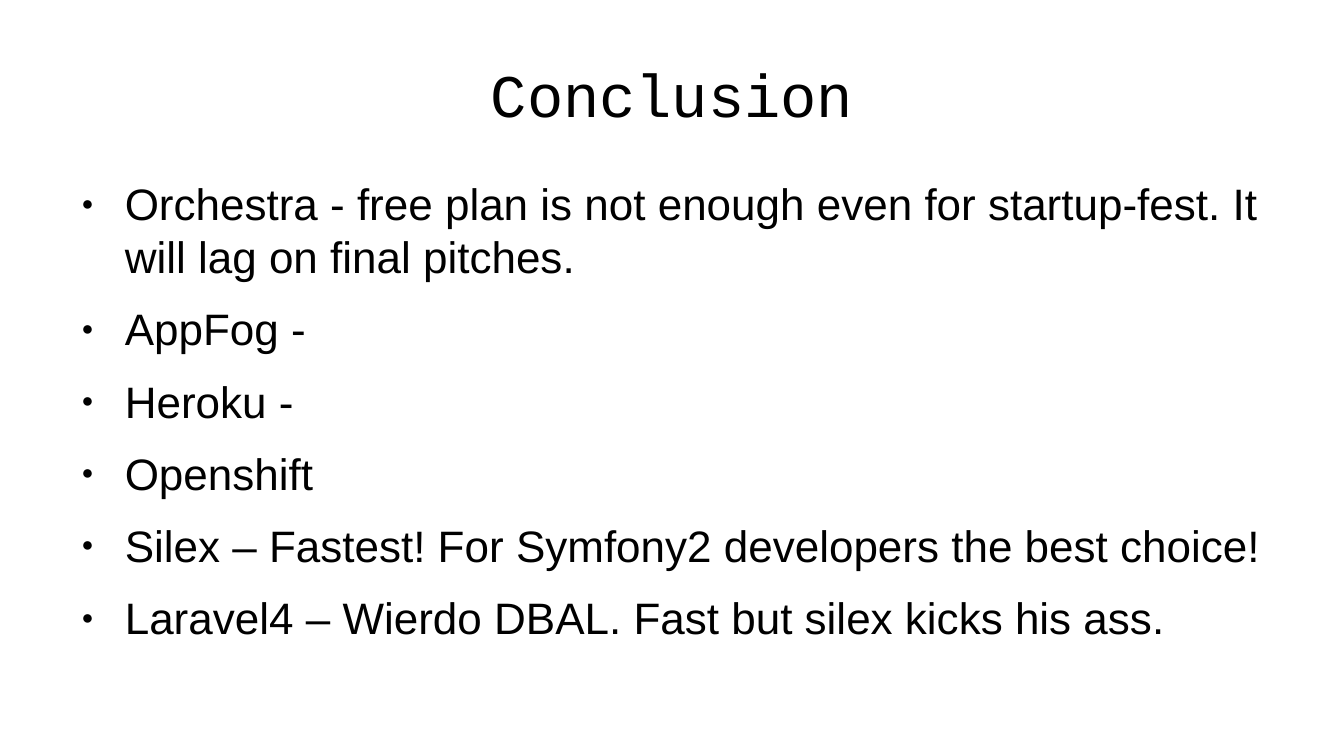
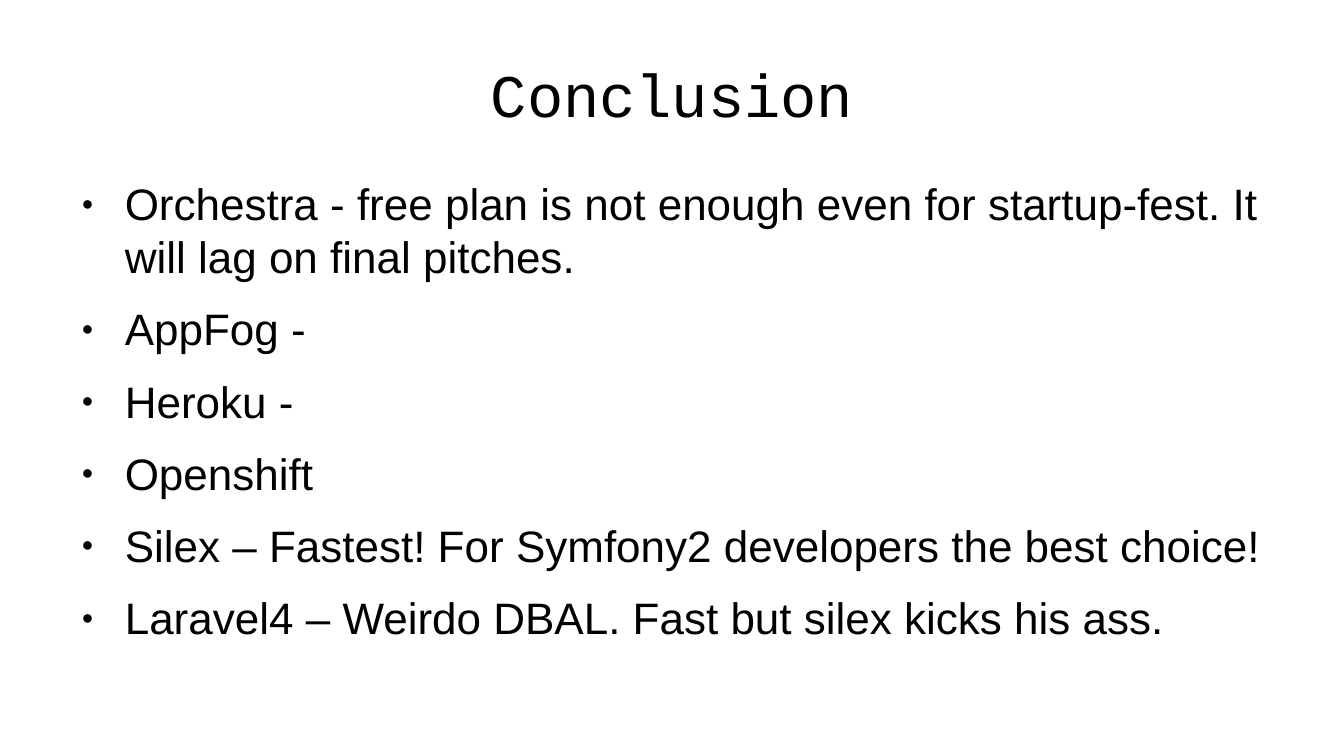
Before and after one commit to emgiezet/meetphp-8, a slide deck: slide 25 of presentation/presentation.odp. Drawn at 1344x756 pixels with LibreOffice and Linux fonts; fonts in the diff are those of the drawing; background and template pictures are left out. Boxes give left, top, right and bottom in pixels: in the first picture for what was removed or moved away, otherwise in the second. Text is boxed around its words. In the diff, an @@ line names an element or a change of style, - is before the commit and + after.

```diff
--- a/presentation/presentation.odp
+++ b/presentation/presentation.odp
@@ text at box(125, 602, 1070, 635): text changed @@
-● Laravel4 – Wierdo DBAL. Fast but silex kicks his ass.
+● Laravel4 – Weirdo DBAL. Fast but silex kicks his ass.
```
Also in this commit, not shown: 7 other slides changed, 1 slide added, 1 slide removed.
